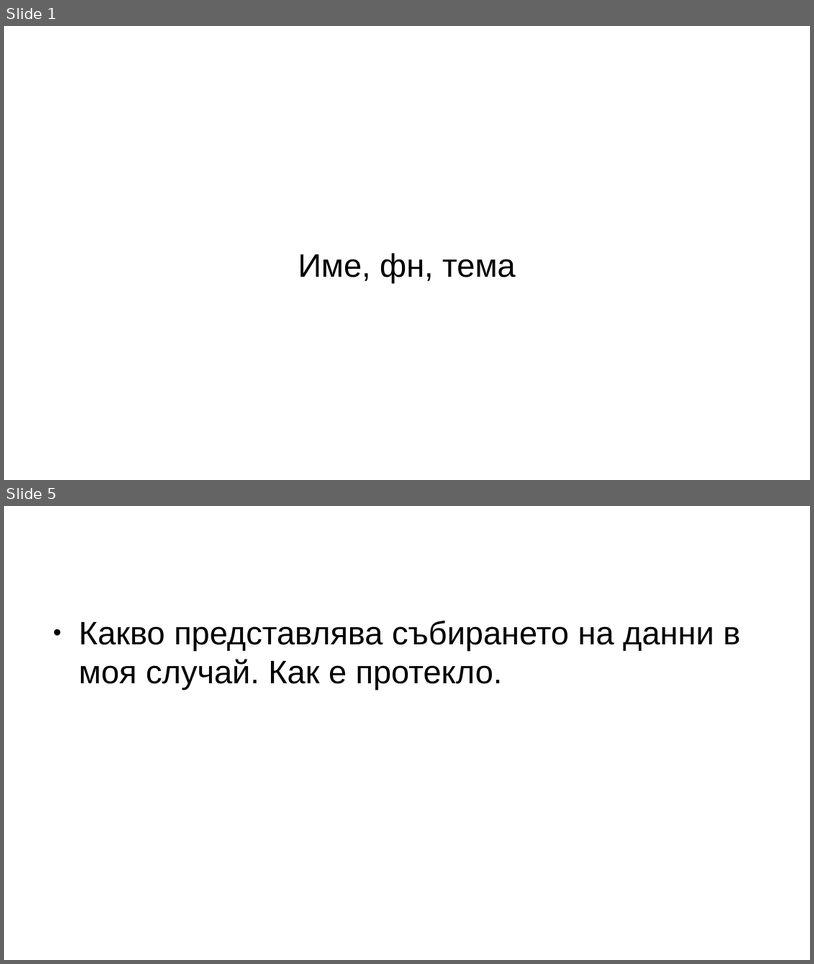
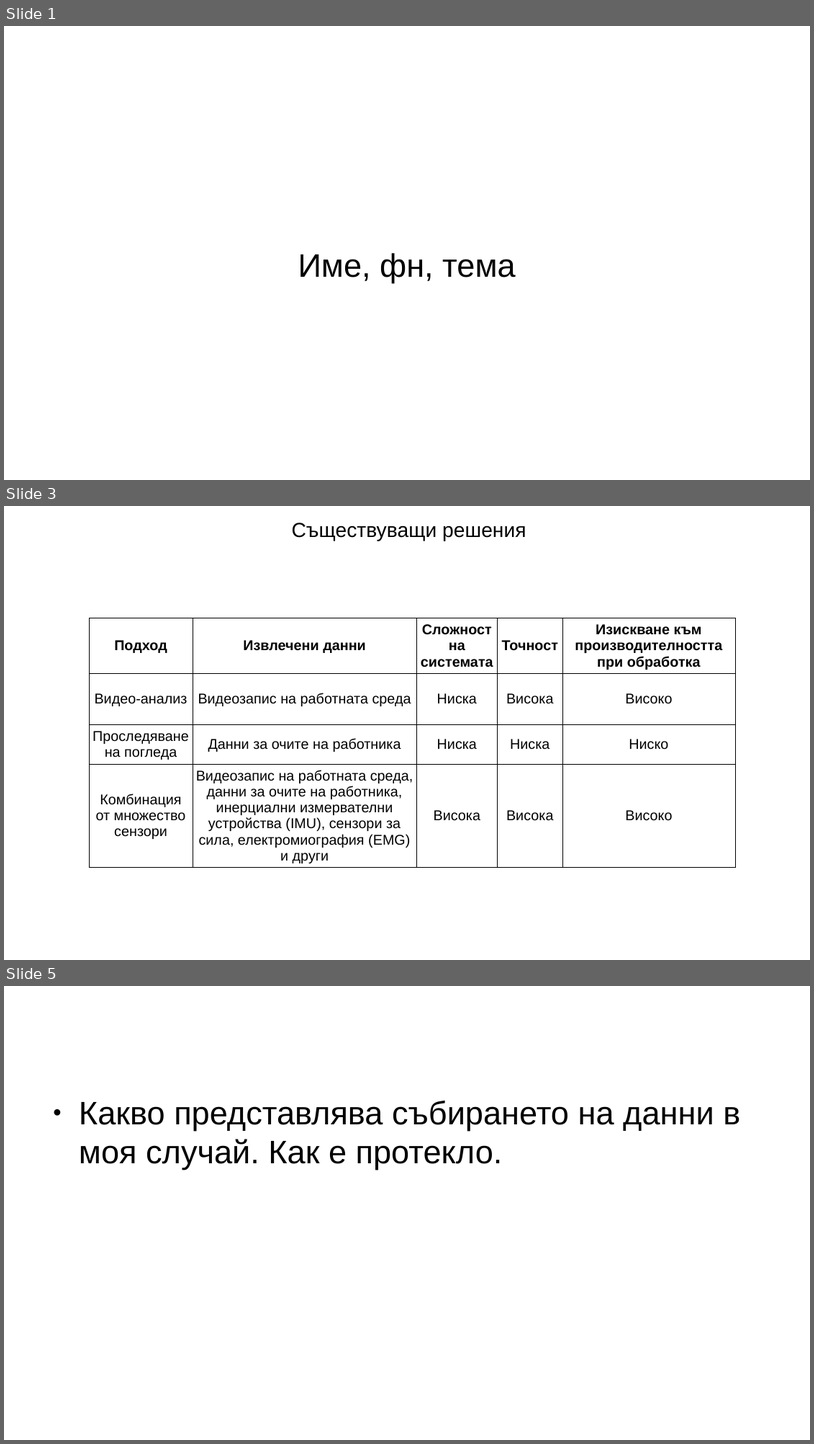
Before and after one commit to GeorgeChaparov/University-Theses, a slide deck: Presentation.odp. Shown one above the other, each under a label of ours: slides 1 and 5 before the commit, slides 1, 3 and 5 after it; the slides between them are not shown. The pictures are 814x964 and 814x1444 pixels, drawn with LibreOffice and Linux fonts; fonts in the diff are those of the drawing. Boxes give left, top, right and bottom in pixels: in the first picture for what was removed or moved away, otherwise in the second. Text is boxed around its words. In the diff, an @@ line names an element or a change of style, - is before the commit and + after.

```diff
--- a/Presentation.odp
+++ b/Presentation.odp
@@ slide 3 added at box(4, 506, 810, 960), background #FFFFFF @@
@@ text added at box(292, 523, 526, 541), 20 pt, text #000000 @@
+Съществуващи решения
@@ table added at box(89, 618, 736, 866), 4 rows, 5 columns @@
+Подход | Извлечени данни | Сложност на системата | Точност | Изискване към производителността при обработка
+Видео-анализ | Видеозапис на работната среда | Ниска | Висока | Високо
+Проследяване на погледа | Данни за очите на работника | Ниска | Ниска | Ниско
+Комбинация от множество сензори | Видеозапис на работната среда, данни за очите на работника, инерциални измервателни устройства (IMU), сензори за сила, електромиография (EMG) и други | Висока | Висока | Високо
```
Also in this commit, not shown: 3 slides changed, 1 other slide added, 2 slides removed, 2 other files.
